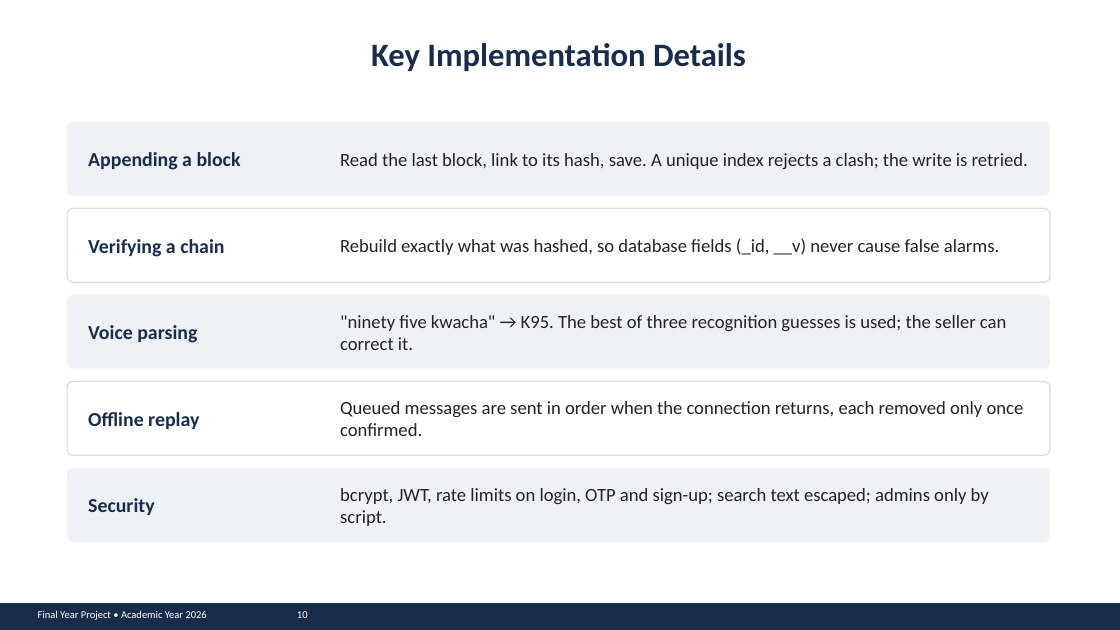
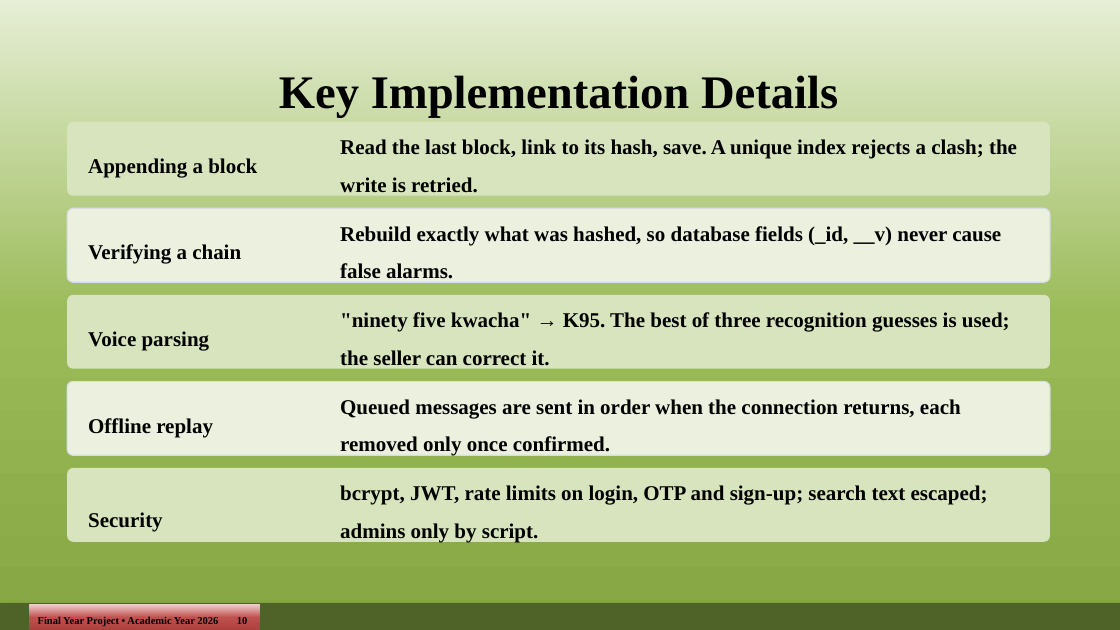
Before and after one commit to john-chola/ZamMarket, a slide deck: slide 10 of docs/presentation/ZamMarket_Presentation.pptx. Drawn at 1120x630 pixels with LibreOffice and Linux fonts; fonts in the diff are those of the drawing. Boxes give left, top, right and bottom in pixels: in the first picture for what was removed or moved away, otherwise in the second. Text is boxed around its words. In the diff, an @@ line names an element or a change of style, - is before the commit and + after.

```diff
--- a/docs/presentation/ZamMarket_Presentation.pptx
+++ b/docs/presentation/ZamMarket_Presentation.pptx
@@ background #FFFFFF to gradient #E6EED5 to #9BBB59 to #86A644 @@
@@ text "Key Implementation Details": place and size @@
-text "Key Implementation Details" at [371, 43, 746, 71]
+text "Key Implementation Details" at [279, 75, 838, 118]
@@ text "Key Implementation Details" at [279, 75, 838, 118]: size 28 to 40 pt, font Calibri to Times New Roman, text colour #192D4B to #000000; line spacing 1 to 1.5 @@
@@ rounded rectangle at [67, 208, 1050, 282]: fill #FFFFFF to #EBF1DE @@
@@ rounded rectangle at [67, 381, 1050, 455]: fill #FFFFFF to #EBF1DE @@
@@ fill #EEF2F7 to #D7E4BD in 3 elements at [67, 122, 1050, 196], [67, 295, 1050, 369], [67, 468, 1050, 542] @@
@@ size 16 to 18 pt, font Calibri to Times New Roman, text colour #232323 to #000000, bold on; line spacing 1 to 1.5 in 5 elements at [340, 139, 1017, 197], [340, 226, 1001, 279], [340, 312, 1010, 370], [340, 399, 961, 456], [340, 485, 988, 543] @@
@@ size 17 to 18 pt, font Calibri to Times New Roman, text colour #192D4B to #000000; line spacing 1 to 1.5 in 5 elements at [88, 244, 241, 264], [88, 331, 210, 351], [88, 158, 257, 178], [88, 418, 213, 437], [88, 512, 163, 532] @@
@@ text "Security": place and size @@
-text "Security" at [88, 498, 155, 515]
+text "Security" at [88, 512, 163, 532]
@@ rectangle at [0, 603, 1120, 630]: fill #192D4B to #4F6228 @@
@@ rectangle "Final Year Project • Academic ...": place and size @@
-rectangle "Final Year Project • Academic ..." at [38, 610, 308, 620]
+rectangle "Final Year Project • Academic ..." at [29, 604, 260, 630]
@@ rectangle "Final Year Project • Academic ..." at [29, 604, 260, 630]: font Calibri to Times New Roman, text colour #FFFFFF to #000000, bold on; line spacing 1 to 1.5; fill none to gradient #EFD3D2 to #C0504D to #A93F3C @@
```
Also in this commit, not shown: 15 other slides changed, 1 slide removed, 5 other files.
